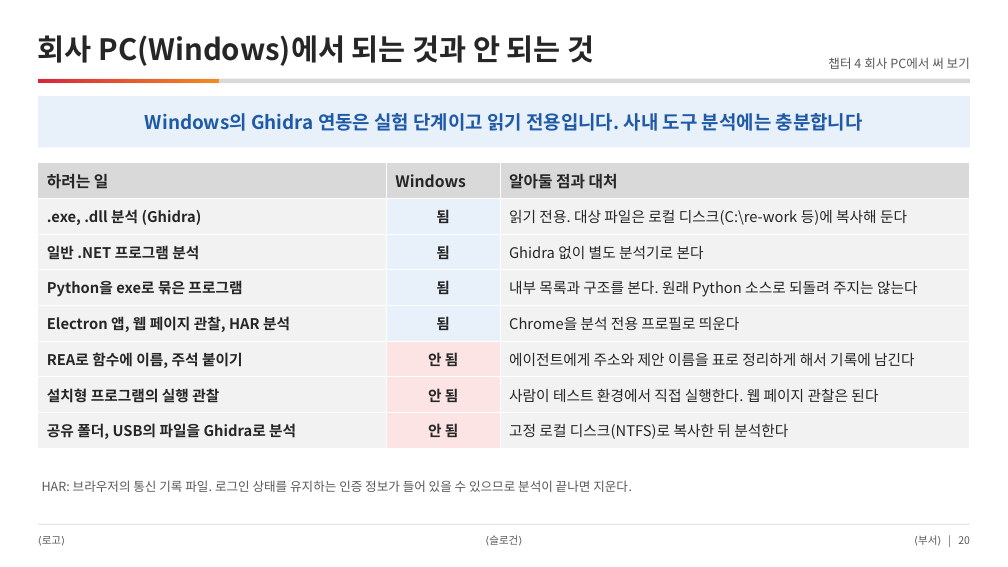
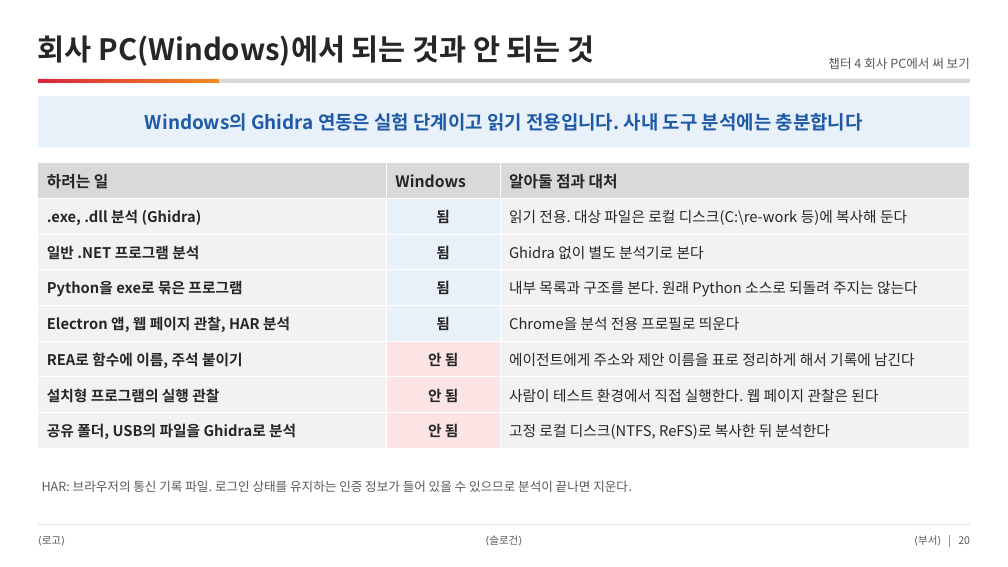
Before and after one commit to DarrenKoi/pm_notes, a slide deck: slide 20 of reverse_engineering/re-rea-team-intro.pptx. Drawn at 1008x567 pixels with LibreOffice and Linux fonts; fonts in the diff are those of the drawing. Boxes give left, top, right and bottom in pixels: in the first picture for what was removed or moved away, otherwise in the second. Text is boxed around its words. In the diff, an @@ line names an element or a change of style, - is before the commit and + after.

```diff
--- a/reverse_engineering/re-rea-team-intro.pptx
+++ b/reverse_engineering/re-rea-team-intro.pptx
@@ table at [38,163,970,448] @@
-row 8, column 3: 고정 로컬 디스크(NTFS)로 복사한 뒤 분석한다
+row 8, column 3: 고정 로컬 디스크(NTFS, ReFS)로 복사한 뒤 분석한다
```
Also in this commit, not shown: 4 other slides changed, 13 other files.
